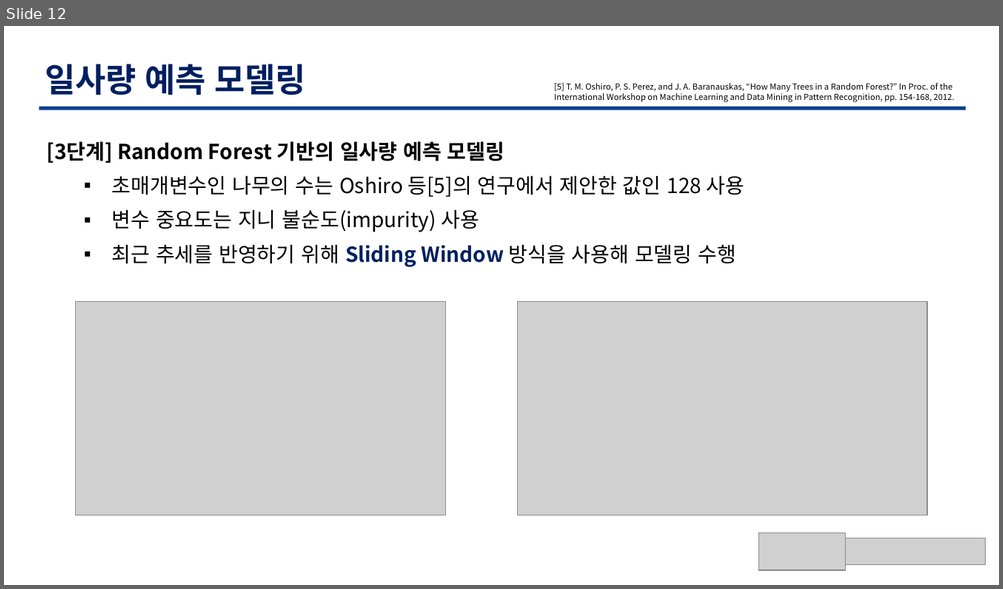
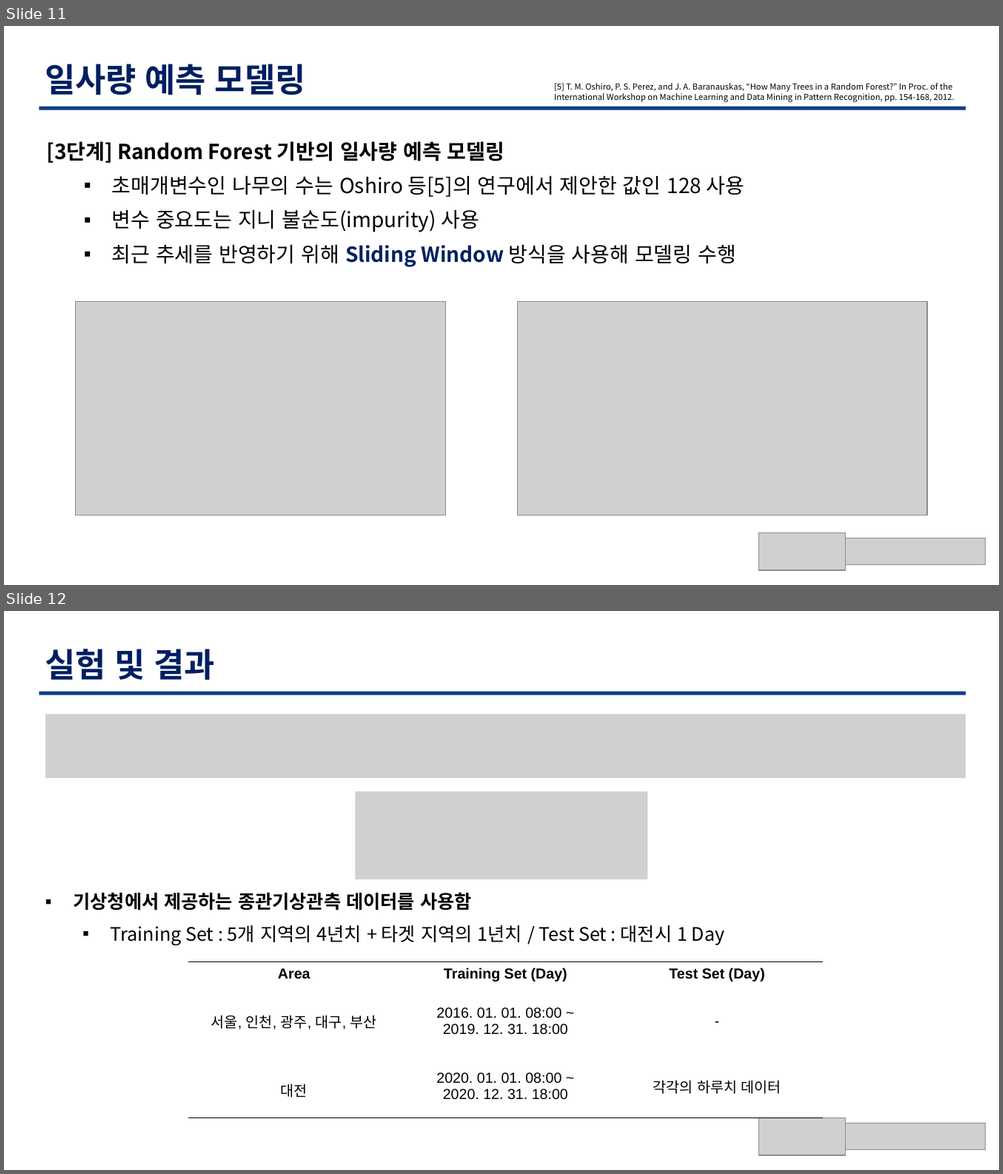
Before and after one commit to TaegyuHan/Solar_radiation_prediction_model, a slide deck: KICS_PT/[KICS] 모델 poster.pptx. Shown one above the other, each under a label of ours: slide 12 before the commit, slides 11 and 12 after it. The pictures are 1003x589 and 1003x1174 pixels, drawn with LibreOffice and Linux fonts; fonts in the diff are those of the drawing; grey boxes stand for pictures. Boxes give left, top, right and bottom in pixels: in the first picture for what was removed or moved away, otherwise in the second. Text is boxed around its words. In the diff, an @@ line names an element or a change of style, - is before the commit and + after.

```diff
--- a/KICS_PT/[KICS] 모델 poster.pptx
+++ b/KICS_PT/[KICS] 모델 poster.pptx
@@ slide 12 added at box(4, 611, 999, 1170), background #FFFFFF @@
@@ text added at box(45, 649, 215, 680), 32 pt, text #001F60, bold @@
+실험 및 결과
@@ freeform shape added at box(39, 692, 966, 695), fill #0C3F8B @@
@@ picture added at box(45, 714, 966, 778) @@
@@ picture added at box(356, 792, 648, 880) @@
@@ text added at box(73, 892, 725, 945), 18 pt, text #000000 @@
+▪ 기상청에서 제공하는 종관기상관측 데이터를 사용함
+  ▪ Training Set : 5개 지역의 4년치 + 타겟 지역의 1년치 / Test Set : 대전시 1 Day
@@ table added at box(188, 963, 822, 1119), 3 rows, 3 columns @@
+Area | Training Set (Day) | Test Set (Day)
+서울, 인천, 광주, 대구, 부산 | 2016. 01. 01. 08:00 ~ / 2019. 12. 31. 18:00 | -
+대전 | 2020. 01. 01. 08:00 ~ / 2020. 12. 31. 18:00 | 각각의 하루치 데이터
@@ picture added at box(759, 1119, 845, 1156) @@
@@ picture added at box(845, 1124, 985, 1150) @@
@@ what was slide 12 is now slide 11 @@
```
Also in this commit, not shown: 6 slides changed, 3 slides removed.
